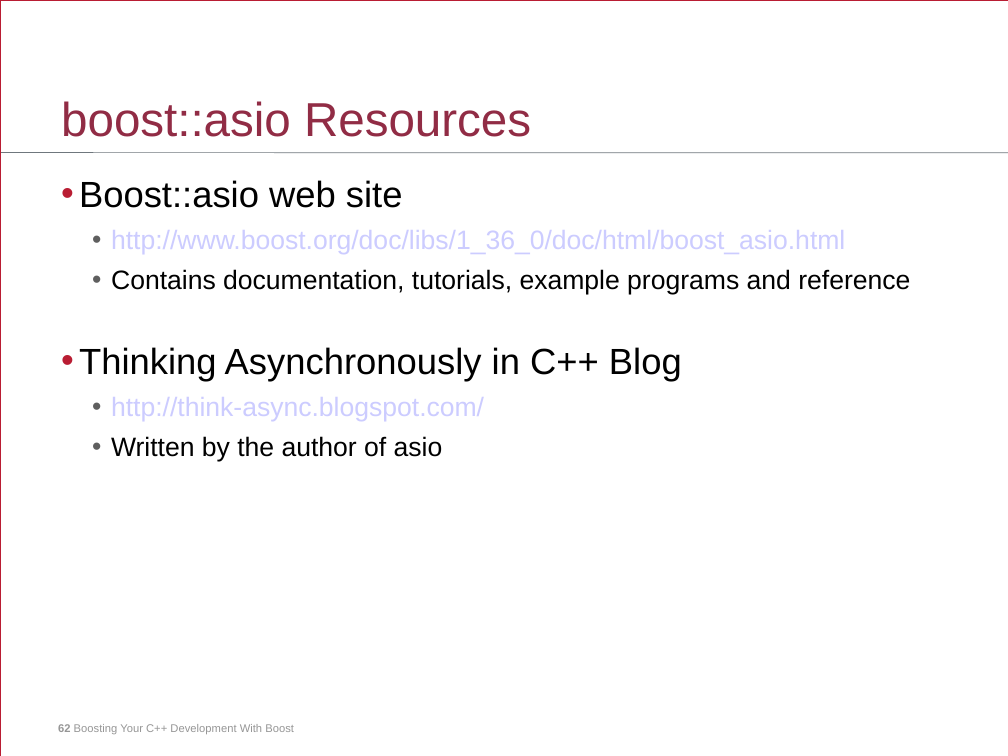
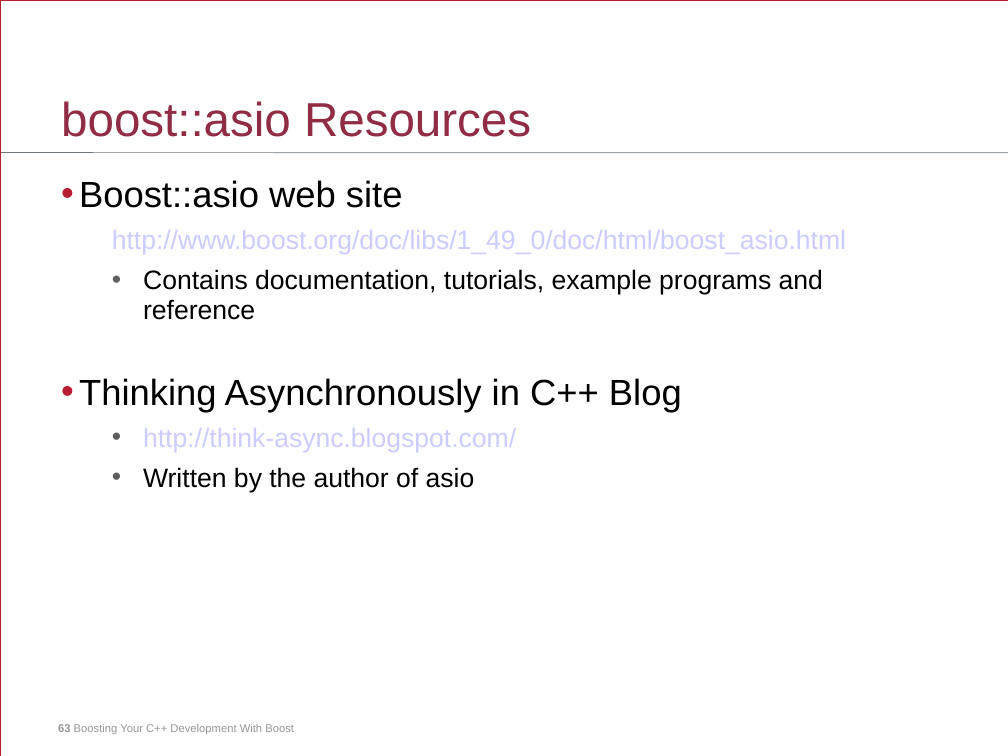
Before and after one commit to jurberg/boost-presentation, a slide deck: slide 63 of boost-presentation.ppt (slide 62 before the commit). Drawn at 1008x756 pixels with LibreOffice and Linux fonts; fonts in the diff are those of the drawing. Boxes give left, top, right and bottom in pixels: in the first picture for what was removed or moved away, otherwise in the second. Text is boxed around its words. In the diff, an @@ line names an element or a change of style, - is before the commit and + after.

Commit message:
final changes'

```diff
--- a/boost-presentation.ppt
+++ b/boost-presentation.ppt
@@ text at [112, 230, 846, 254]: text changed @@
-  • http://www.boost.org/doc/libs/1_36_0/doc/html/boost_asio.html
+  http://www.boost.org/doc/libs/1_49_0/doc/html/boost_asio.html
@@ text at [143, 269, 823, 492]: indent changed @@
```
Also in this commit, not shown: 1 slide added.
